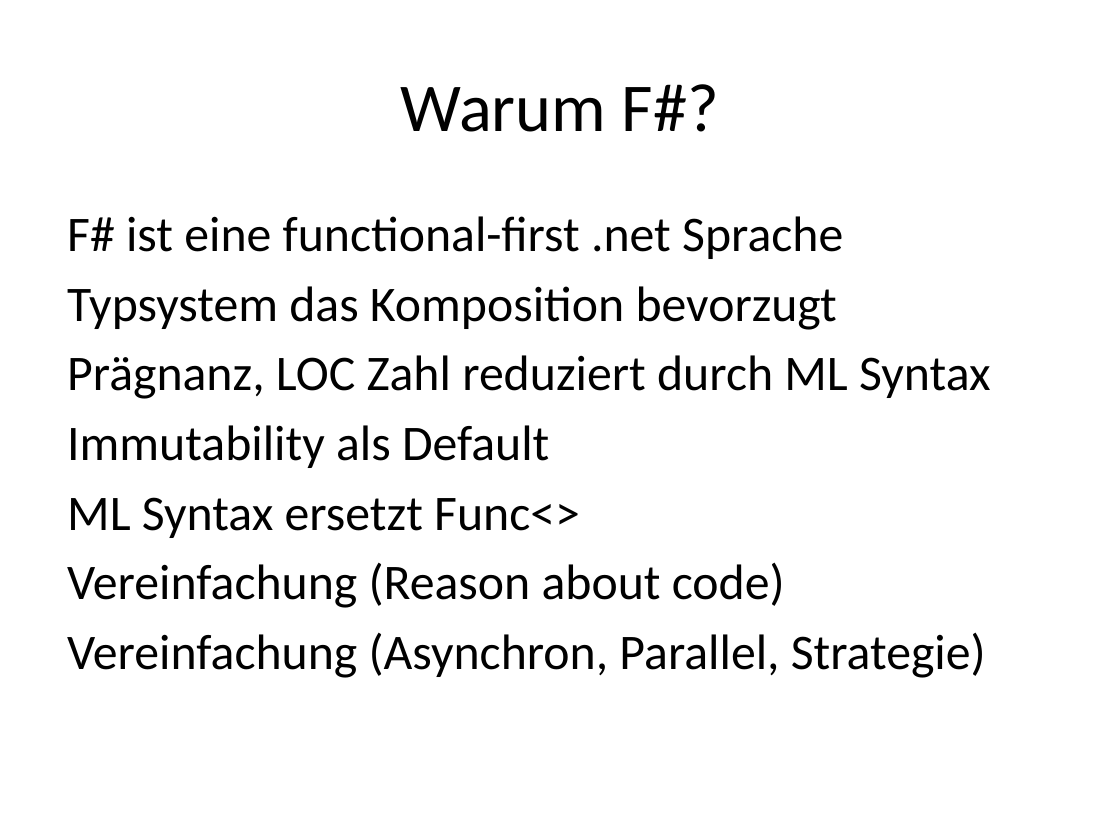
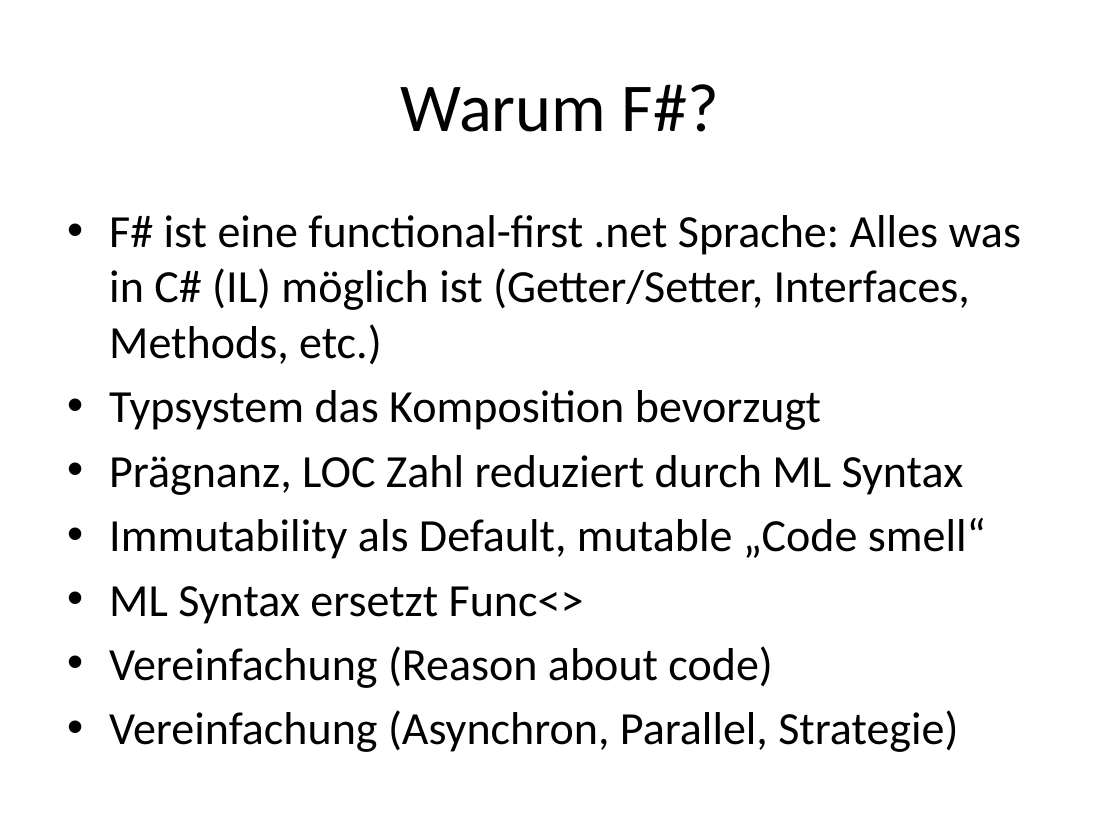
Before and after one commit to ronaldboehm/talks, a slide deck: slide 11 of 20151202/Einführung20151202.pptx (slide 10 before the commit). Drawn at 1120x840 pixels with LibreOffice and Linux fonts; fonts in the diff are those of the drawing. Boxes give left, top, right and bottom in pixels: in the first picture for what was removed or moved away, otherwise in the second. Text is boxed around its words. In the diff, an @@ line names an element or a change of style, - is before the commit and + after.

```diff
--- a/20151202/Einführung20151202.pptx
+++ b/20151202/Einführung20151202.pptx
@@ text at (109,215,1022,364): text changed; size 32 to 29.6 pt @@
-F# ist eine functional-first .net Sprache
+• F# ist eine functional-first .net Sprache: Alles was in C# (IL) möglich ist (Getter/Setter, Interfaces, Methods, etc.)
@@ text at (109,390,964,752): size 32 to 29.6 pt in "Typsystem das Komposition bevorzugt", "Prägnanz, LOC Zahl reduziert durch ML Syntax", "ML Syntax ersetzt Func<>", "Vereinfachung (Reason about code)" and 1 more places; bullet none to • @@
@@ text at (109,518,986,559): text changed; size 32 to 29.6 pt @@
-Immutability als Default
+• Immutability als Default, mutable „Code smell“
```
Also in this commit, not shown: 9 other slides changed, 1 slide added.
